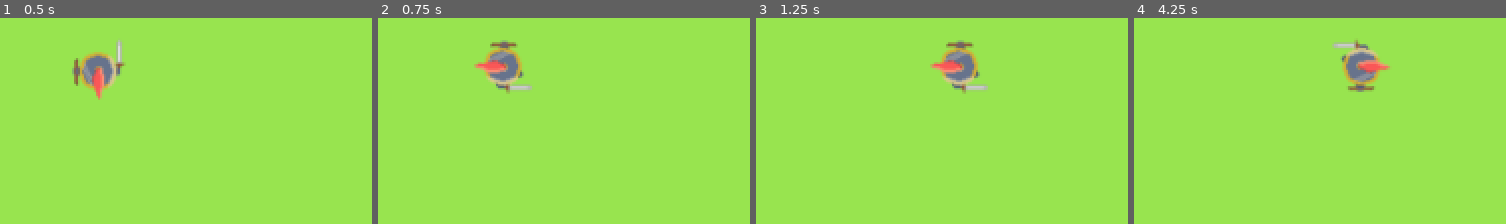
Above: before the commit, frames 1-4 (left to right).
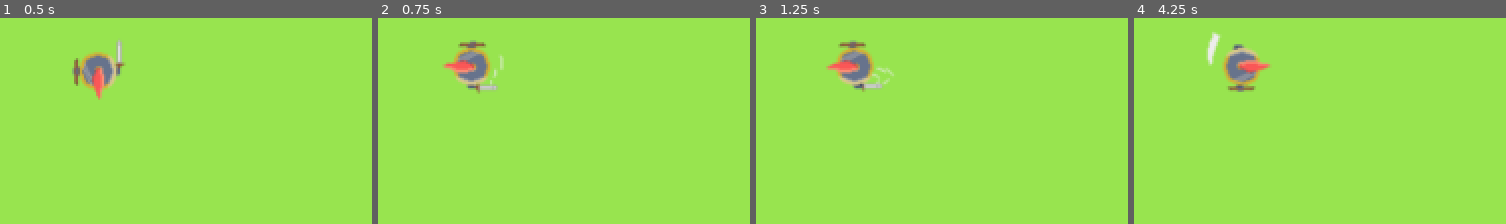
Above: after the commit, the same moments.

Repository: pkgrant/multiplayer
Game: Godot game, scene res://scenes/default.tscn
Same seed, same stepped clock (60 frames per second), same inputs: the game is played once before the commit and once after it.
Inputs (mouse positions are in pixels of both pictures, inside the frame that each line leads up to):
- Up to frame 1 (0.5 s): no input
- Up to frame 2 (0.75 s): tap Enter at 0.5 s; move the mouse to (outside the picture) at 0.52 s; press the mouse at (outside the picture) at 0.53 s; hold D (right) from 0.53 s (still down)
- Up to frame 3 (1.25 s): keep holding D (right)
- Up to frame 4 (4.25 s): move the mouse to (outside the picture) at 1.27 s; release D (right) at 1.28 s; release the mouse at (outside the picture) at 1.28 s; hold S (down) 1.28-2.03 s; click (outside the picture) at 1.35 s; move the mouse to (outside the picture) at 2.02 s; press the mouse at (outside the picture) at 2.03 s; hold D (right) 2.03-2.78 s; move the mouse to (outside the picture) at 2.77 s; release the mouse at (outside the picture) at 2.78 s; hold W (up) 2.78-3.53 s; click (outside the picture) at 2.85 s; move the mouse to (outside the picture) at 3.52 s; press the mouse at (outside the picture) at 3.53 s; hold A (left) from 3.53 s (still down)

Frame 1 is identical in both runs. In frame 2, 3.9% of the frame differs, in the area x 17-42%, y 10-37%; in frame 3, 4.3%; in frame 4, 4.3%, in the area x 19-69%, y 6-36%.

Commit message:
Finalized knight movement and attack

Diff:
--- a/scenes/default.tscn
+++ b/scenes/default.tscn
@@ -21,7 +21,6 @@
 [sub_resource type="Animation" id=3]
 resource_name = "attack1"
 length = 0.2
-loop = true
 step = 0.05
 tracks/0/type = "value"
 tracks/0/path = NodePath("Sprite:frame")
@@ -39,7 +38,6 @@
 [sub_resource type="Animation" id=4]
 resource_name = "attack2"
 length = 0.2
-loop = true
 step = 0.05
 tracks/0/type = "value"
 tracks/0/path = NodePath("Sprite:frame")
@@ -119,7 +117,7 @@
 texture = ExtResource( 2 )
 vframes = 5
 hframes = 4
-frame = 10
+frame = 7
 
 [node name="CollisionShape2D" type="CollisionShape2D" parent="KinematicBody2D"]
 shape = SubResource( 2 )
--- a/src/knight.gd
+++ b/src/knight.gd
@@ -2,24 +2,54 @@
 
 export (int) var speed = 100
 
-var velocity 	= Vector2()
-var moving   	= false
-var orientation = 0
-
-
-# Called when the node enters the scene tree for the first time.
-func _ready():
-	pass # Replace with function body.
+var velocity 	    = Vector2()
+var moving   	    = false
+var idle		    = true
+var attack		    = false
+var orientation     = 0
+var animation       = "idle"
+var attack_anims    = ["attack1", "attack2", "attack3"]
+var i = 0;
+var attack_cooldown = .28
+var cd				= .0
 
 func _physics_process(delta):
-	update()
-	velocity = move_and_slide(velocity)
+	update_knight(delta)
 
-func update():
+	if !attack:
+		velocity = move_and_slide(velocity)
+
+func update_knight(delta):
+
 	move()
 	face()
 
-	play_attack_animation()
+	#check attack first
+	if !attack:
+		if (Input.is_action_just_pressed("click") or
+			Input.is_action_pressed("click")):
+
+			$AnimationPlayer.play(attack_anims[i])
+			i = (i + 1) % 3
+			attack = true
+
+	if attack:
+		moving = false
+		cd = cd + delta
+		if cd > attack_cooldown:
+			attack = false
+			cd 	   = 0
+
+	if attack:
+		pass
+	elif moving:
+		animation = "walk"
+		play_animation(animation)
+	elif idle:
+		animation = "idle"
+		play_animation(animation)
+
+
 
 func move():
 	velocity = Vector2()
@@ -27,7 +57,7 @@
 		velocity.x += 1
 		moving = true
 	if Input.is_action_pressed("left"):
-		velocity.x += -1
+		velocity.x -= 1
 		moving = true
 	if Input.is_action_pressed("down"):
 		velocity.y += 1
@@ -37,10 +67,11 @@
 		moving = true
 
 	velocity = velocity.normalized() * speed
+	idle 	 = false
 
 	if velocity.length() == 0:
 		moving = false
-	play_walk_animation()
+		idle   = true
 
 func face():
 	#Need a way to preserve diagonal movement to face, it's really sensative
@@ -50,13 +81,12 @@
 	else:
 		rotation = orientation
 
-func play_walk_animation():
-	if moving:
-		#REFACTOR ANIMATION STATES SO ONLY ONE CAN PLAY AT A TIME
-		$AnimationPlayer.play("walk")
-	else:
-		$AnimationPlayer.play("idle")
+func attack():
+	pass
 
-func play_attack_animation():
+func play_animation(act):
+	$AnimationPlayer.play(act)
+
+func attack_animator(delta):
 	if Input.is_action_just_pressed("click"):
 		$AnimationPlayer.play("attack1")
